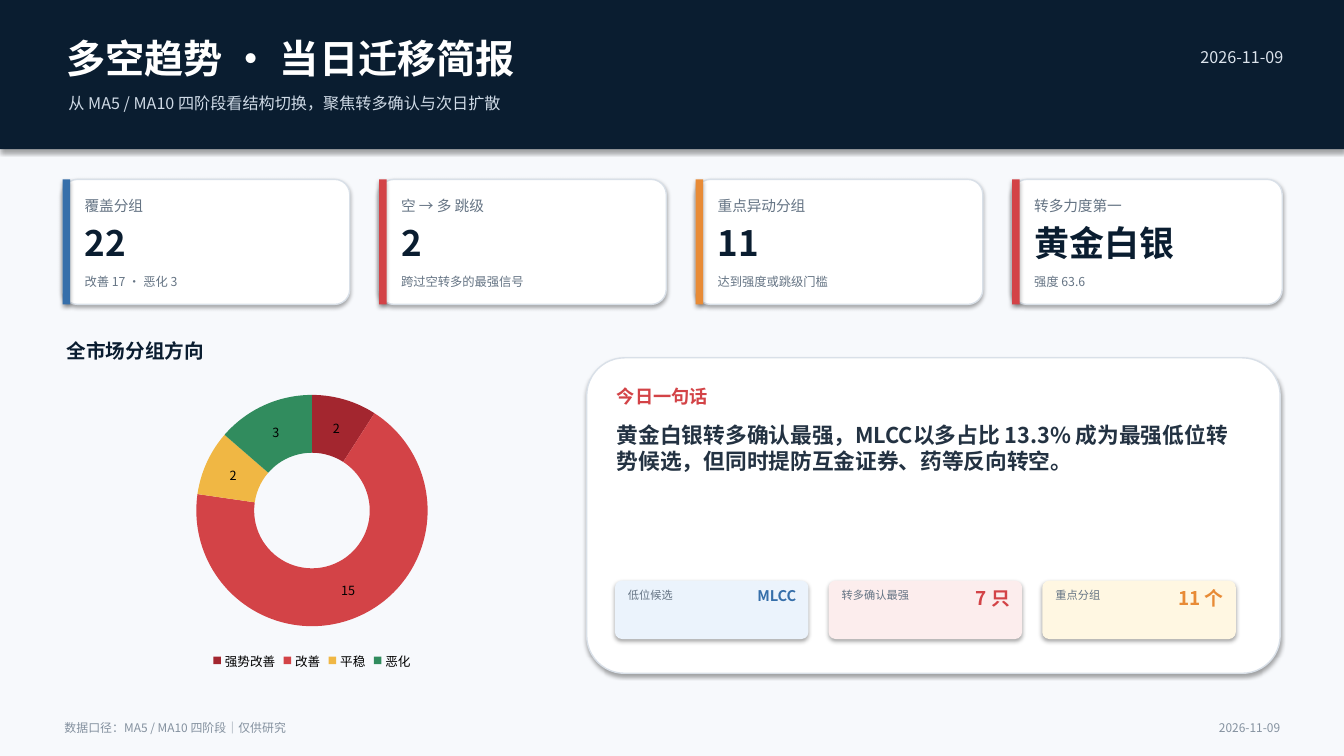
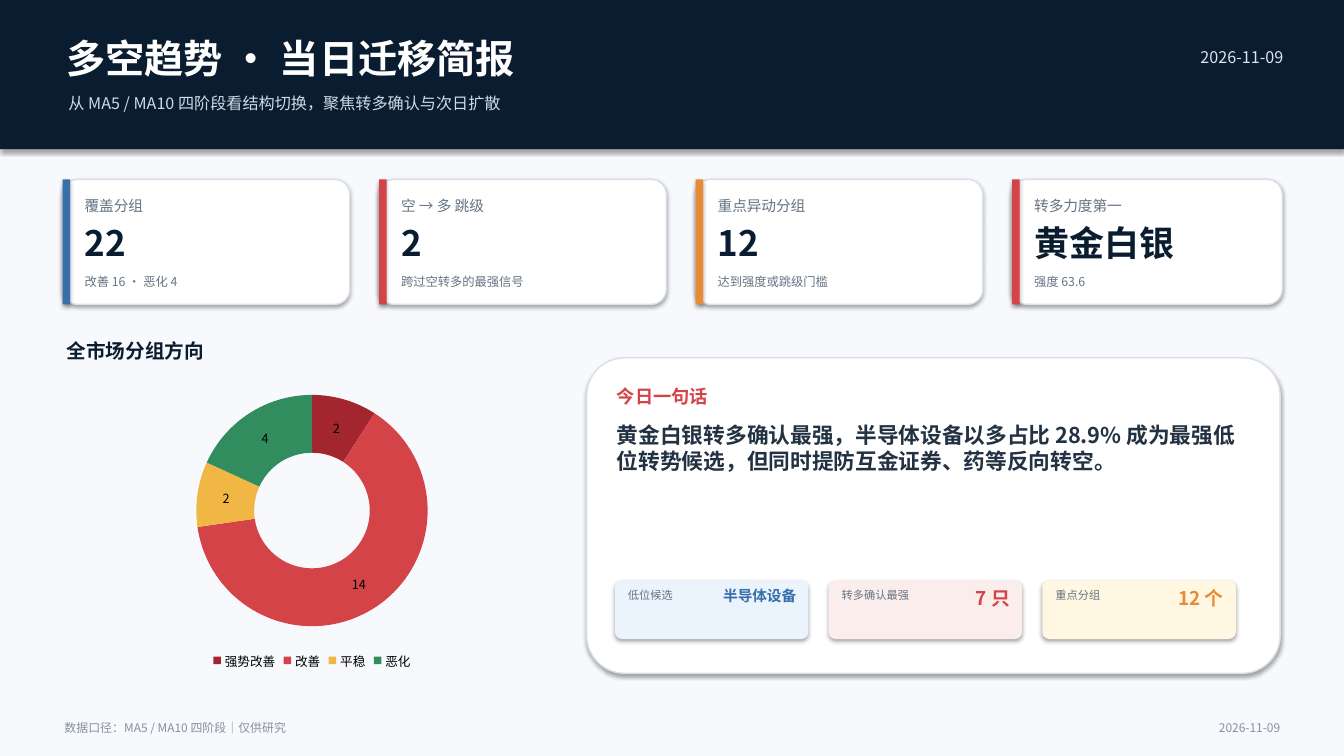
Before and after one commit to nancybhc/a-share-blast-lab, a slide deck: slide 1 of assets/多空阶段简报_2026-11-09.pptx. Drawn at 1344x756 pixels with LibreOffice and Linux fonts; fonts in the diff are those of the drawing. Boxes give left, top, right and bottom in pixels: in the first picture for what was removed or moved away, otherwise in the second. Text is boxed around its words. In the diff, an @@ line names an element or a change of style, - is before the commit and + after.

```diff
--- a/assets/多空阶段简报_2026-11-09.pptx
+++ b/assets/多空阶段简报_2026-11-09.pptx
@@ text at box(718, 229, 759, 256): text changed @@
-11
+12
@@ text at box(85, 276, 178, 287): text changed @@
-改善 17 · 恶化 3
+改善 16 · 恶化 4
@@ doughnut chart at box(73, 381, 552, 674) @@
@@ Series 1, 改善: 15 to 14 @@
@@ Series 1, 恶化: 3 to 4 @@
@@ text at box(617, 424, 1234, 472): text changed @@
-黄金白银转多确认最强，MLCC以多占比 13.3% 成为最强低位转势候选，但同时提防互金证券、药等反向转空。
+黄金白银转多确认最强，半导体设备以多占比 28.9% 成为最强低位转势候选，但同时提防互金证券、药等反向转空。
@@ text at box(723, 588, 796, 603): text changed @@
-MLCC
+半导体设备
@@ text at box(1178, 589, 1224, 607): text changed @@
-11 个
+12 个
```
Also in this commit, not shown: 3 other slides changed, 13 other files.
